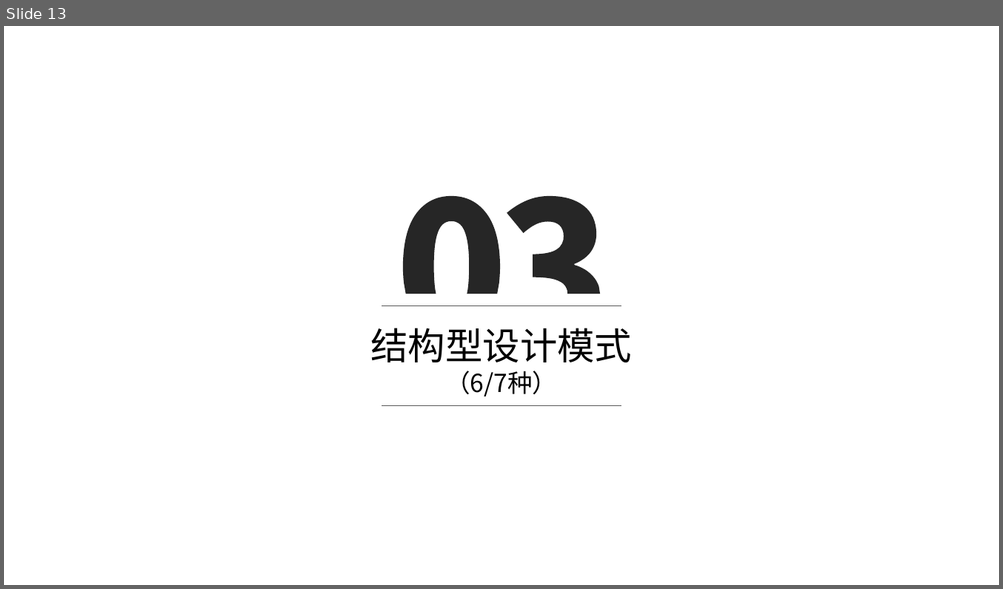
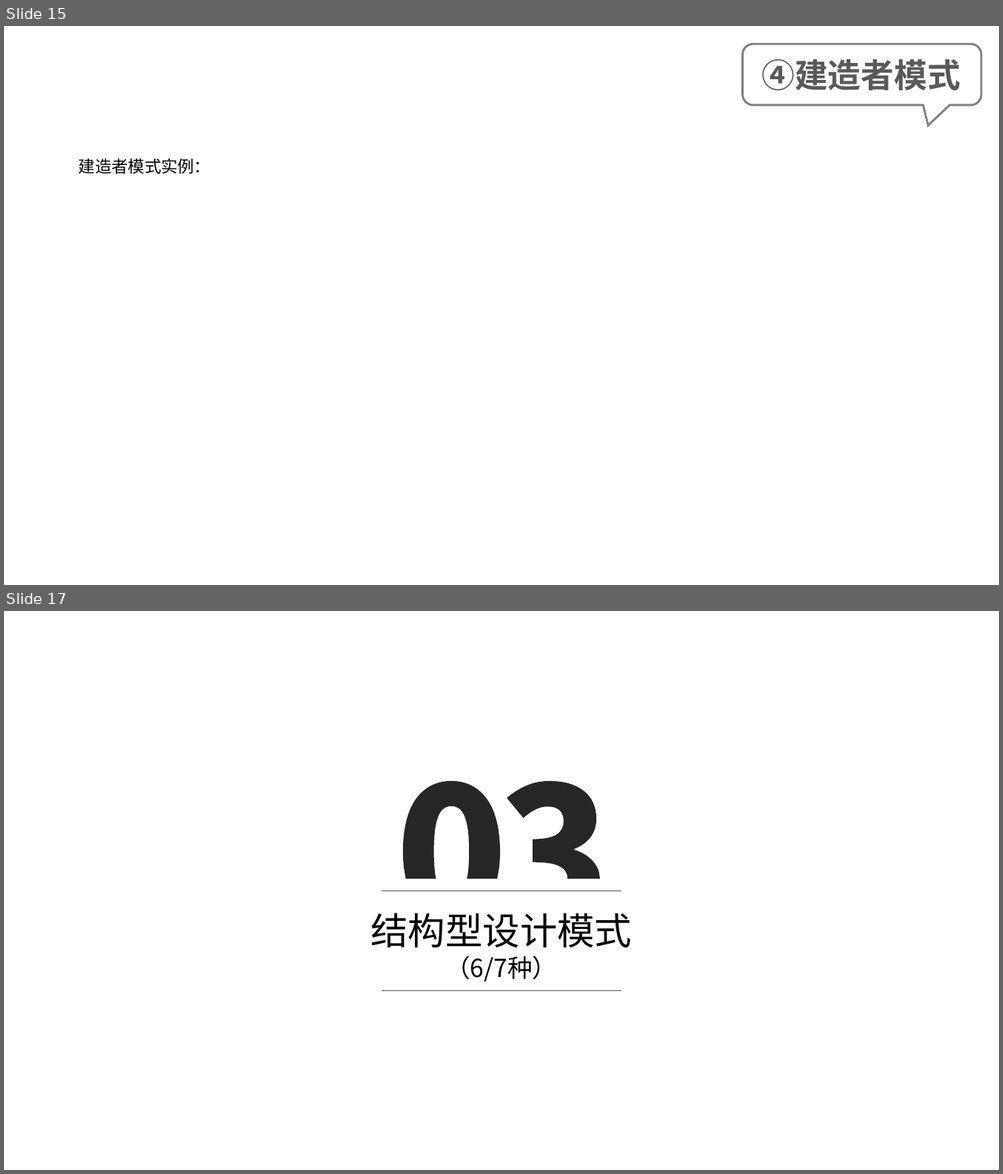
Before and after one commit to BinMarshall/studing, a slide deck: 设计模式/Java设计模式-20190621.pptx. Shown one above the other, each under a label of ours: slide 13 before the commit, slides 15 and 17 after it; the slides between them are not shown. The pictures are 1003x589 and 1003x1174 pixels, drawn with LibreOffice and Linux fonts; fonts in the diff are those of the drawing; background and template pictures are left out. Boxes give left, top, right and bottom in pixels: in the first picture for what was removed or moved away, otherwise in the second. Text is boxed around its words. In the diff, an @@ line names an element or a change of style, - is before the commit and + after.

```diff
--- a/设计模式/Java设计模式-20190621.pptx
+++ b/设计模式/Java设计模式-20190621.pptx
@@ slide 15 added at bbox=[4, 26, 999, 585], background picture (left out) @@
@@ freeform shape added at bbox=[743, 44, 982, 125], outline #808080 2 pt @@
@@ text added at bbox=[761, 59, 960, 90], 32 pt, text #595959, bold @@
+④建造者模式
@@ text added at bbox=[79, 158, 211, 174], 16 pt, text #000000 @@
+建造者模式实例：
@@ what was slide 13 is now slide 17 @@
```
Also in this commit, not shown: 5 slides changed, 3 other slides added, 18 other files.
